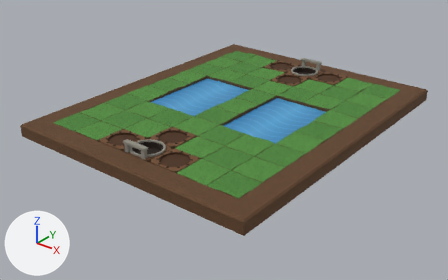
Renders of the glTF model app/src/main/assets/models/board.glb from each side of a commit.
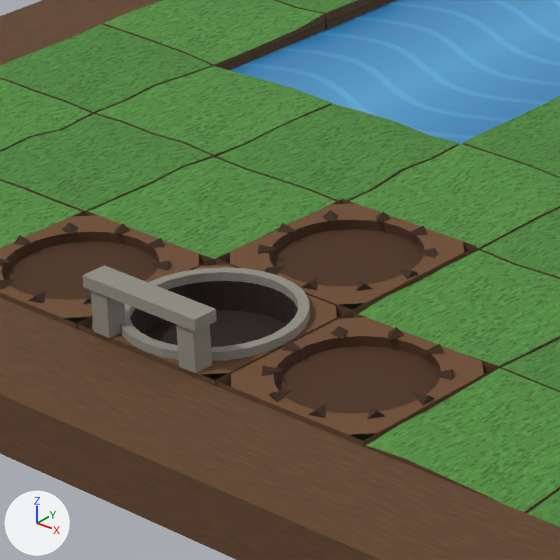
Each version is shown whole from a camera (50 mm lens) standing at (0.665, -0.872, 0.457) and looking at (-0.002, -0.038, -0.06), then close up on the part from 24% to 48% of the width and 32% to 70% of the height. The axes (+X, +Y, +Z) are drawn at lower left. The lights are the same throughout. The older version's two pictures come first. Where no turn or scale is listed for an object, it has been applied to the vertices. Vertices at exactly the same position are counted once.

In view in the first close-up: 'DenPit', 'GrassA', 'GrassB', 'Soil', 'Stone', 'TrapPit', 'TrapRim', 'TrapTeeth', 'Water' and 1 more.
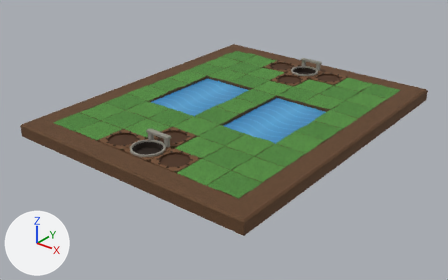
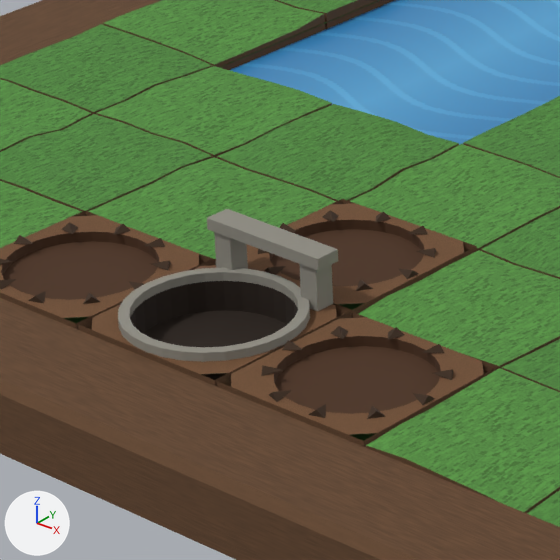
What differs and where, as boxes [x1, y1, x2, y2] in the close-ups (560 x 560 px; the box of a moved part takes in the faces that stretch with it):
'Stone', reshaped
    before: [82, 265, 310, 373]
    after: [118, 209, 338, 362]
part 1 of me_stone, moved or reshaped
    before: [91, 290, 126, 338]
    after: [214, 232, 248, 270]
part 2 of me_stone, moved or reshaped
    before: [176, 324, 212, 373]
    after: [299, 264, 333, 311]
part 3 of me_stone, moved or reshaped
    before: [82, 265, 217, 332]
    after: [207, 209, 338, 271]

The change, as a list of edits to the scene's bpy script:
```text
Change me_stone:
    used by ob_stone; location = (0.0, 0.0, 0.0)
    remove me_stone.from_pydata(...)  # 272 vertices, 392 faces; spans x -0.03..0.03, y -0.271..0.271, z 0.001..0.02
    add me_stone.from_pydata(...)  # 272 vertices, 392 faces; spans x -0.03..0.03, y -0.269..0.271, z 0.001..0.02
    me_stone part 1: the loose piece of 8 vertices spanning x -0.022..-0.015, y -0.27..-0.263, z 0.001..0.015 is moved by (0.0, 0.053, 0.0)
    me_stone part 2: the loose piece of 8 vertices spanning x 0.015..0.022, y -0.27..-0.263, z 0.001..0.015 is moved by (0.0, 0.053, 0.0)
    me_stone part 3: the loose piece of 8 vertices spanning x -0.024..0.024, y -0.271..-0.262, z 0.015..0.02 is moved by (0.0, 0.053, 0.0)
```
